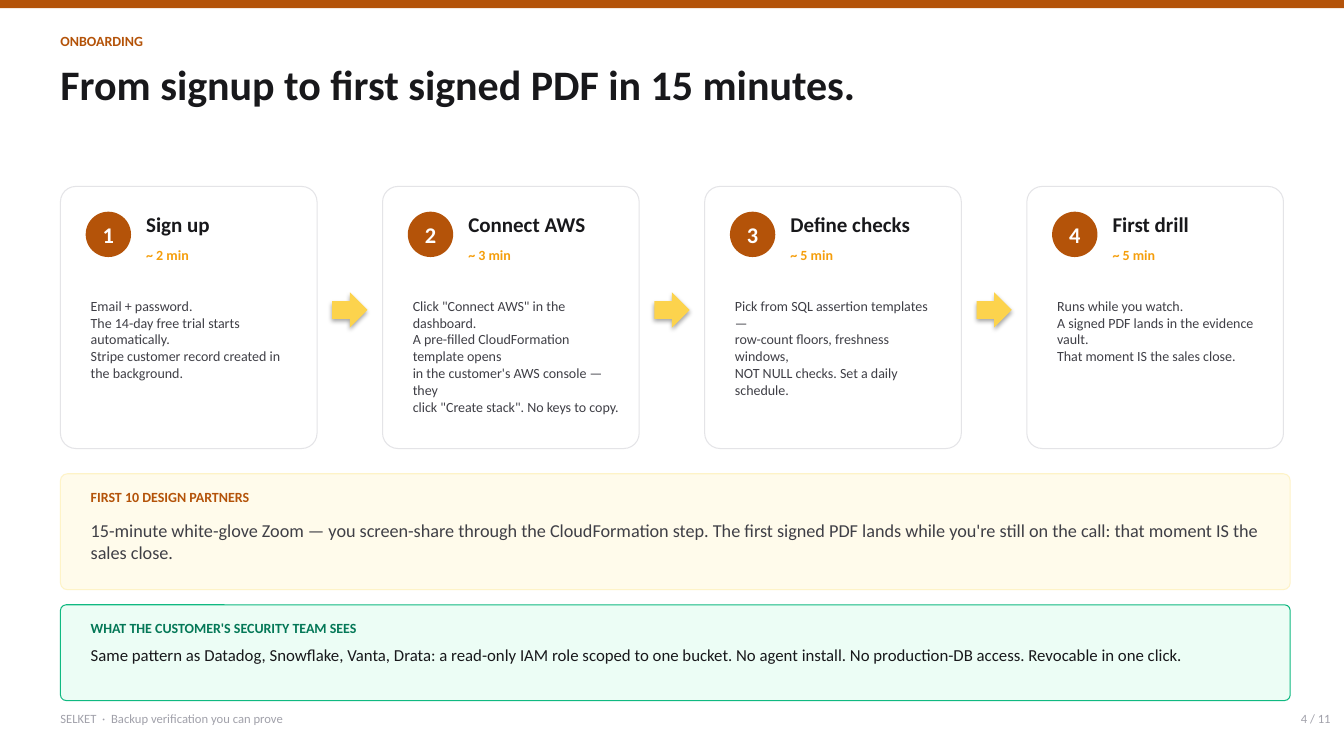
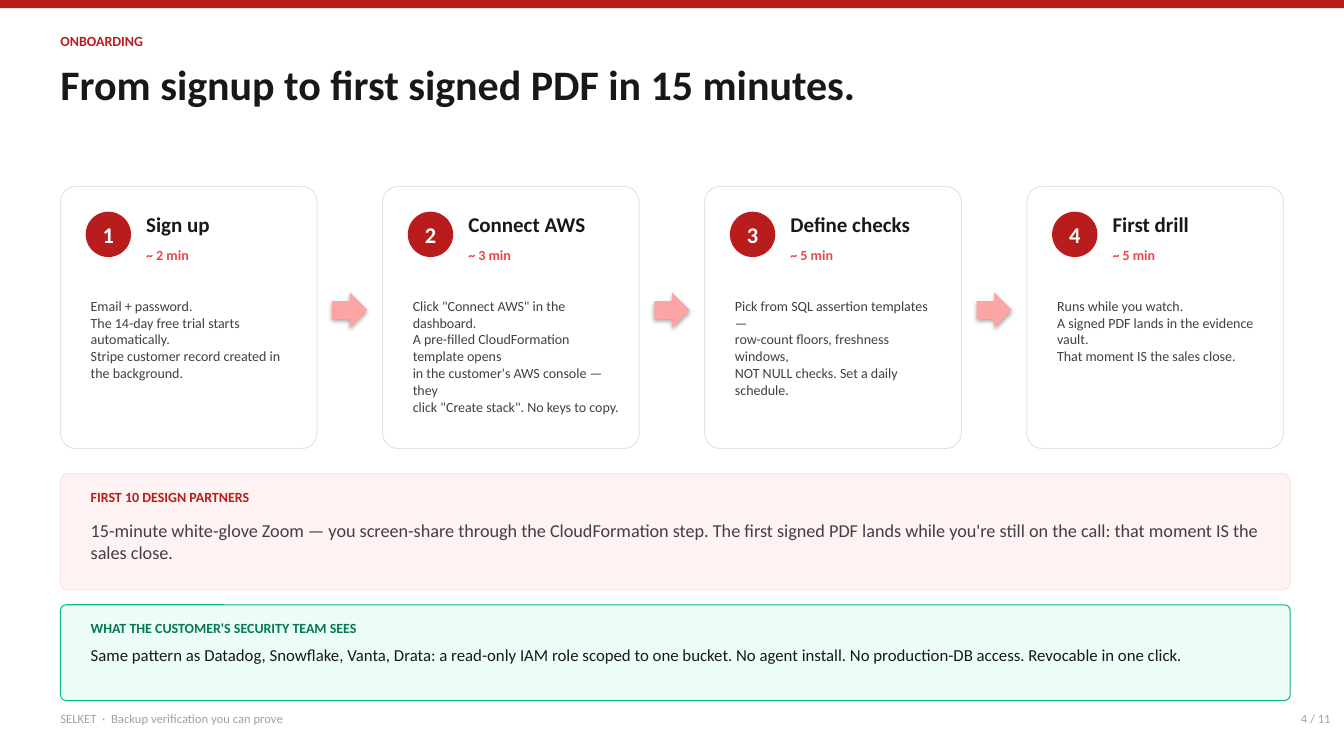
Before and after one commit to PreShotCome/Dokas, a slide deck: slide 4 of docs/presentations/Selket_Investor_Deck.pptx. Drawn at 1344x756 pixels with LibreOffice and Linux fonts; fonts in the diff are those of the drawing. Boxes give left, top, right and bottom in pixels: in the first picture for what was removed or moved away, otherwise in the second. Text is boxed around its words. In the diff, an @@ line names an element or a change of style, - is before the commit and + after.

```diff
--- a/docs/presentations/Selket_Investor_Deck.pptx
+++ b/docs/presentations/Selket_Investor_Deck.pptx
@@ text "ONBOARDING" at bbox=[60, 37, 143, 46]: text colour #B45309 to #B91C1C @@
@@ fill #B45309 to #B91C1C in 5 elements at bbox=[0, 0, 1344, 8], bbox=[86, 212, 131, 257], bbox=[408, 212, 454, 257], bbox=[730, 212, 775, 257], bbox=[1053, 212, 1098, 257] @@
@@ text colour #F59E0B to #EF4444 in 4 elements at bbox=[156, 250, 188, 260], bbox=[478, 250, 511, 260], bbox=[800, 250, 833, 260], bbox=[1123, 250, 1155, 260] @@
@@ fill #FCD34D to #FCA5A5 in 3 elements at bbox=[333, 292, 368, 328], bbox=[654, 292, 690, 328], bbox=[977, 292, 1012, 328] @@
@@ rounded rectangle at bbox=[60, 474, 1291, 590]: fill #FFFBEB to #FEF2F2; outline #FEF3C7 0.75 pt to #FEE2E2 0.75 pt @@
@@ text "FIRST 10 DESIGN PARTNERS" at bbox=[91, 493, 249, 502]: text colour #B45309 to #B91C1C @@
```
Also in this commit, not shown: 10 other slides changed, 10 other files.
